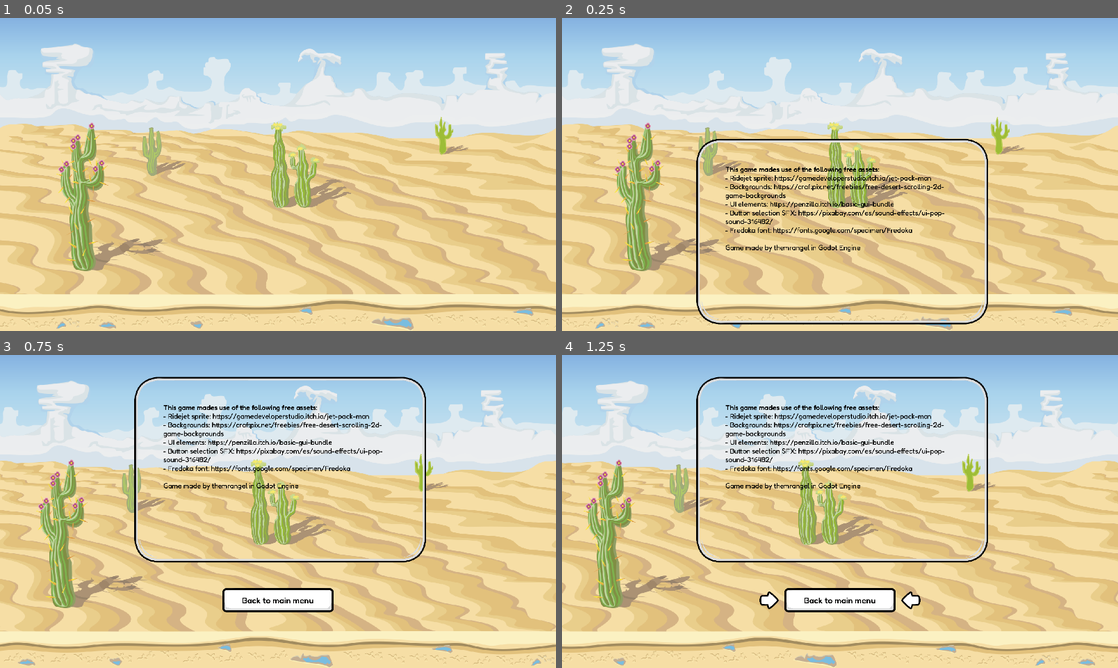
Above: before the commit, frames 1-4 (two rows, left to right).
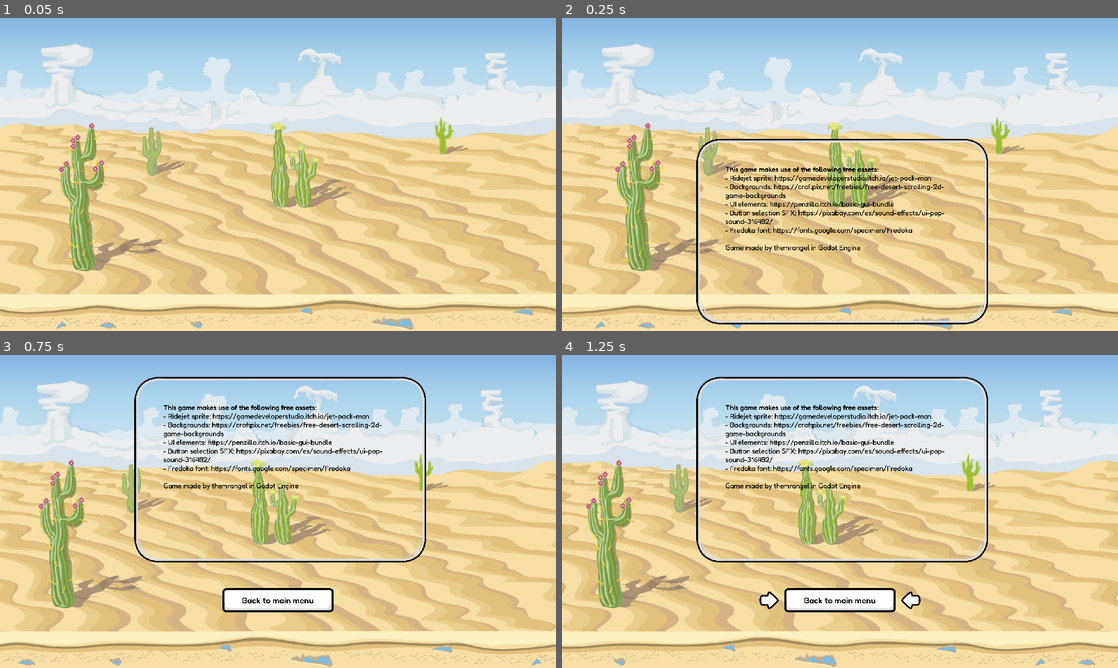
Above: after the commit, the same moments.

Repository: angelbt91/ridejet-packjoy
Game: Godot game, scene res://scenes/credits_menu.tscn
Same seed, same stepped clock (60 frames per second), same inputs: the game is played once before the commit and once after it. This scene is started directly instead of the project's main scene.
Inputs (mouse positions are in pixels of both pictures, inside the frame that each line leads up to):
- Up to frame 1 (0.05 s): no input
- Up to frame 2 (0.25 s): no input
- Up to frame 3 (0.75 s): move the mouse to (400, 495) at 0.52 s; hold W (UI-Up) from 0.53 s (still down); hold E (UI-Confirm) from 0.53 s (still down)
- Up to frame 4 (1.25 s): keep holding W (UI-Up); keep holding E (UI-Confirm)

Frame 1 is identical in both runs. In frame 2, 0.2% of the frame differs, in the area x 37-57%, y 47-50%; in frame 3, 0.2%, in the area x 37-57%, y 15-18%; in frame 4, 0.2%.

Commit message:
Add options menu scaffolding

Diff:
--- a/scenes/credits_menu.tscn
+++ b/scenes/credits_menu.tscn
@@ -109,7 +109,7 @@
 offset_bottom = 640.0
 theme = ExtResource("1_27l6r")
 bbcode_enabled = true
-text = "[b]This game mades use of the following free assets[/b]:
+text = "[b]This game makes use of the following free assets[/b]:
 - Ridejet sprite: https://gamedeveloperstudio.itch.io/jet-pack-man
 - Backgrounds: https://craftpix.net/freebies/free-desert-scrolling-2d-game-backgrounds
 - UI elements: https://penzilla.itch.io/basic-gui-bundle
--- /dev/null
+++ b/scenes/options_menu.tscn
@@ -0,0 +1,89 @@
+[gd_scene load_steps=4 format=3 uid="uid://bg4vw7bxw28a3"]
+
+[ext_resource type="AudioStream" uid="uid://diq45ty3ctarm" path="res://sounds/ui-hover.mp3" id="1_liyum"]
+[ext_resource type="Theme" uid="uid://ctdokwla7g3xu" path="res://themes/ui.tres" id="2_hm4m4"]
+[ext_resource type="Texture2D" uid="uid://bgjmkpjdmyrom" path="res://sprites/ui/Icon_Small_Blank_Arrow.svg" id="3_lfjc7"]
+
+[node name="OptionsMenu" type="Node2D"]
+
+[node name="Camera2D" type="Camera2D" parent="."]
+metadata/_edit_lock_ = true
+
+[node name="UiHoverButton" type="AudioStreamPlayer2D" parent="."]
+stream = ExtResource("1_liyum")
+volume_db = 8.0
+metadata/_edit_lock_ = true
+
+[node name="ResolutionControl" type="Control" parent="."]
+layout_mode = 3
+anchors_preset = 0
+offset_left = -192.0
+offset_top = -312.0
+offset_right = 120.0
+offset_bottom = -232.0
+metadata/_edit_use_anchors_ = true
+
+[node name="ResolutionAnimation" type="AnimationPlayer" parent="ResolutionControl"]
+
+[node name="ResolutionButton" type="Button" parent="ResolutionControl"]
+layout_mode = 0
+offset_right = 384.0
+offset_bottom = 84.0
+theme = ExtResource("2_hm4m4")
+text = "1920x1080"
+metadata/_edit_lock_ = true
+
+[node name="WindowModeControl" type="Control" parent="."]
+layout_mode = 3
+anchors_preset = 0
+offset_left = -192.0
+offset_top = -200.0
+offset_right = 120.0
+offset_bottom = -112.0
+metadata/_edit_use_anchors_ = true
+
+[node name="WindowModeAnimation" type="AnimationPlayer" parent="WindowModeControl"]
+
+[node name="WindowModeButton" type="Button" parent="WindowModeControl"]
+layout_mode = 0
+offset_right = 384.0
+offset_bottom = 84.0
+theme = ExtResource("2_hm4m4")
+text = "Windowed"
+metadata/_edit_lock_ = true
+
+[node name="BackButtonControl" type="Control" parent="."]
+layout_mode = 3
+anchors_preset = 0
+offset_left = -152.0
+offset_top = 304.0
+offset_right = 160.0
+offset_bottom = 392.0
+metadata/_edit_use_anchors_ = true
+
+[node name="BackButtonAnimation" type="AnimationPlayer" parent="BackButtonControl"]
+
+[node name="BackButtonButton" type="Button" parent="BackButtonControl"]
+layout_mode = 0
+offset_right = 312.0
+offset_bottom = 84.0
+theme = ExtResource("2_hm4m4")
+text = "Back"
+metadata/_edit_lock_ = true
+
+[node name="MenuArrowLeft" type="TextureRect" parent="."]
+offset_left = -272.0
+offset_top = 1352.0
+offset_right = -106.0
+offset_bottom = 1505.0
+scale = Vector2(0.39746577, 0.39746577)
+texture = ExtResource("3_lfjc7")
+
+[node name="MenuArrowRight" type="TextureRect" parent="."]
+offset_left = 208.0
+offset_top = 1352.0
+offset_right = 374.0
+offset_bottom = 1505.0
+scale = Vector2(0.39746577, 0.39746577)
+texture = ExtResource("3_lfjc7")
+flip_h = true
--- a/scripts/credits_menu/animating_in_state.gd
+++ b/scripts/credits_menu/animating_in_state.gd
@@ -6,7 +6,6 @@
 
 
 func start() -> void:
-	prints("Hola?")
 	var items_to_animate = [
 		{
 			"animation": credits_box_animation,
@@ -18,7 +17,6 @@
 		},
 	]
 	for item in items_to_animate:
-		prints("Hola!")
 		await get_tree().create_timer(item.delay).timeout
 		item.animation.active = true
 
--- a/scripts/main_menu/animating_out_state.gd
+++ b/scripts/main_menu/animating_out_state.gd
@@ -41,7 +41,7 @@
 		item.animation.play_backwards()
 
 	await quit_button_animation.animation_finished
-	get_tree().change_scene_to_file("res://scenes/credits_menu.tscn")
+	get_tree().change_scene_to_file(get_scene_to_change())
 
 
 func disable_not_clicked_buttons() -> void:
@@ -54,3 +54,16 @@
 	for button: Button in [start_button, options_button, credits_button, quit_button]:
 		if clicked_button != button:
 			button.disabled = true
+
+
+func get_scene_to_change() -> String:
+	match state_machine.clicked_option:
+		state_machine.CLICKABLE_MENU_OPTIONS.START:
+			return "res://scenes/credits_menu.tscn" # TODO put proper scene for START
+		state_machine.CLICKABLE_MENU_OPTIONS.CREDITS:
+			return "res://scenes/credits_menu.tscn"
+		state_machine.CLICKABLE_MENU_OPTIONS.OPTIONS:
+			return "res://scenes/options_menu.tscn"
+		_:
+			assert(false, "Unknown option")
+			return "" # to make type checker happy
